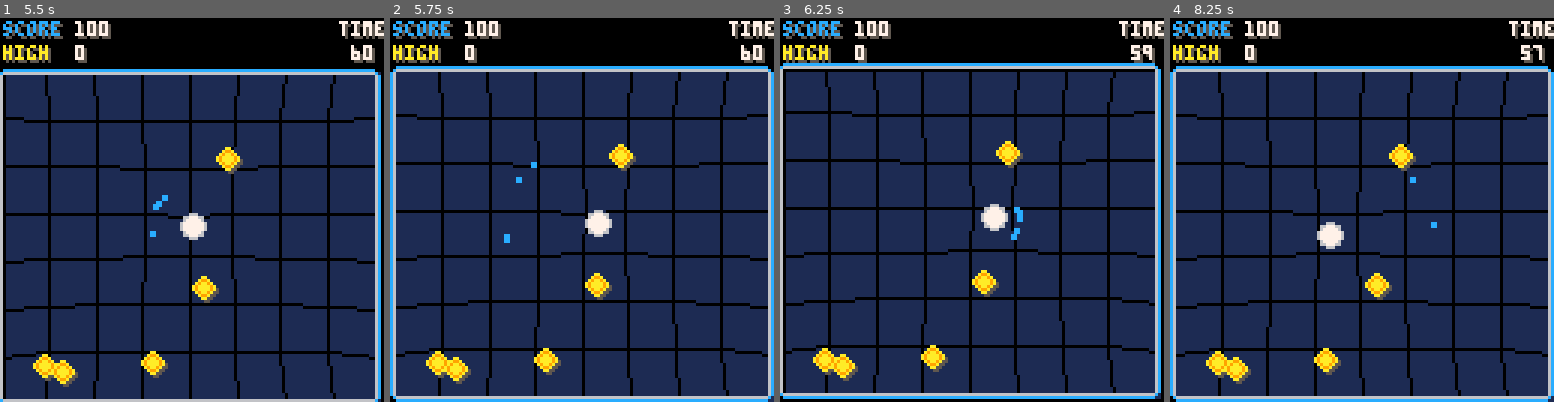
Above: before the commit, frames 1-4 (left to right).
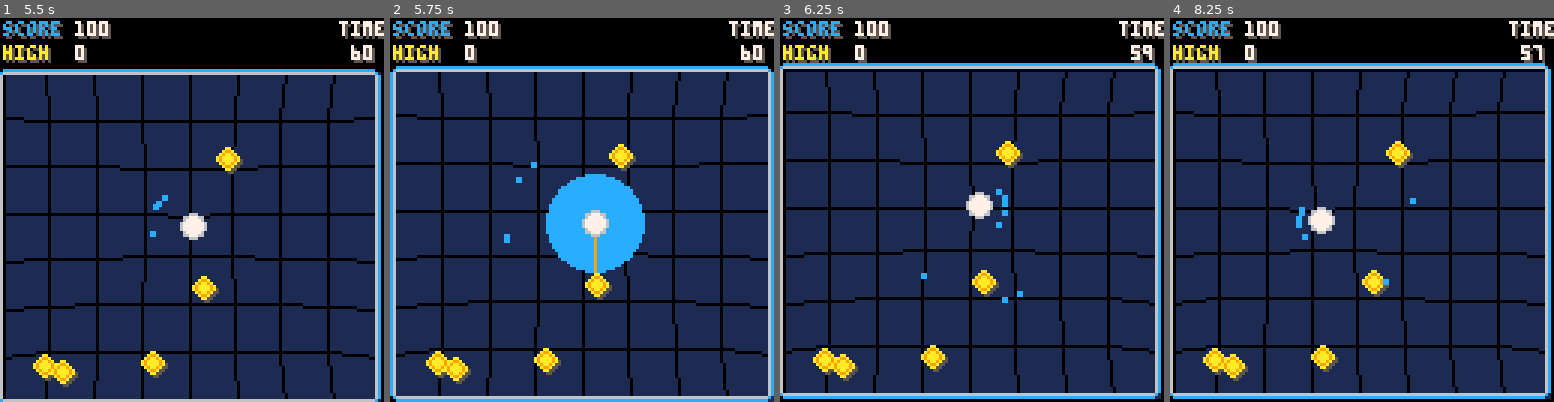
Above: after the commit, the same moments.

Repository: tesselode/netty
Game: PICO-8 cartridge netty.p8
Two runs of this game, one before a commit and one after it. Both use one fixed random seed, a clock stepped at 60 frames per second and the inputs below.
Inputs:
- Up to frame 1 (5.5 s): tap O (Z key) at 0.7, 1.7, 2.1, 2.5, 2.9, 3.3, 3.7, 4.1, 4.5, 4.9, 5.3 s; hold Right 1.6-2.1 s; hold Up 2.15-2.42 s; hold Right 2.47-3.03 s; hold Left 3.08-3.58 s; hold Down 3.63-3.97 s; hold Right 4.02-4.68 s; hold Up 4.73-5.03 s; hold Left from 5.08 s (still down)
- Up to frame 2 (5.75 s): release Left at 5.68 s; tap O (Z key) at 5.7 s; hold Down from 5.73 s (still down)
- Up to frame 3 (6.25 s): release Down at 6.03 s; hold Right from 6.08 s (still down); tap O (Z key) at 6.1 s
- Up to frame 4 (8.25 s): tap O (Z key) every 0.4 s from 6.5 to 8.1 s; release Right at 6.58 s; hold Right 6.63-7.13 s; hold Up 7.18-7.45 s; hold Right 7.5-8.07 s; hold Left from 8.12 s (still down)

Frame 1 is identical in both runs. In frame 2, 4.9% of the frame differs, in the area x 40-67%, y 40-67%; in frame 3, 1.9%; in frame 4, 26%, in the area x 0-100%, y 11-100%.

Commit message:
control tweaks + extra time powerup
also make sure powerup sounds play

Diff:
--- a/netty.p8
+++ b/netty.p8
@@ -192,10 +192,14 @@
   -- launching --
 
   -- start charge
-  if not self.launching and buttonpressed and (btn(0) or btn(1) or btn(2) or btn(3)) then
+  if not self.launching and buttonpressed then
    self.launching = true
    self.charge = 0
-   self.launchdir = atan2(inputx, inputy) + .5
+   if btn(0) or btn(1) or btn(2) or btn(3) then
+    self.launchdir = atan2(inputx, inputy) + .5
+   else
+    self.launchdir = atan2(self.vx, self.vy)
+   end
    sfx(8, 2)
   end
 
@@ -612,7 +616,7 @@
 function state.gameplay:powerup()
  -- shuffle powerups
  if #self.powerups == 0 then
-	 self.powerups = {1, 2, 3, 4, 5}
+	 self.powerups = {1, 2, 3, 4, 5, 6}
 	 for _ = 1, 10 do
 		 for i = 1, #self.powerups - 1 do
 	   local j = i + 1
@@ -639,7 +643,7 @@
  if c == 1 then
   add(dots, class.dot())
   add(effects, class.poweruptext('extra dot!'))
-  sfx(19)
+  sfx(19, 3)
  end
  if c == 2 then
   add(blackholes, class.blackhole())
@@ -648,17 +652,22 @@
  if c == 3 then
   player.sizetimer = 5
   add(effects, class.poweruptext('size up!'))
-  sfx(25)
+  sfx(25, 3)
  end
  if c == 4 then
   gravitytimer = 5
-  sfx(23)
+  sfx(23, 3)
   add(effects, class.poweruptext('gravity!'))
  end
  if c == 5 then
   player.speedtimer = 5
   add(effects, class.poweruptext('speed up!'))
-  sfx(21)
+  sfx(21, 3)
+ end
+ if c == 6 then
+  score.timeleft += 5
+  add(effects, class.poweruptext('extra time!'))
+  sfx(41, 3)
  end
 end
 
Not shown, changed: the sound effects (__sfx__) section of netty.p8
